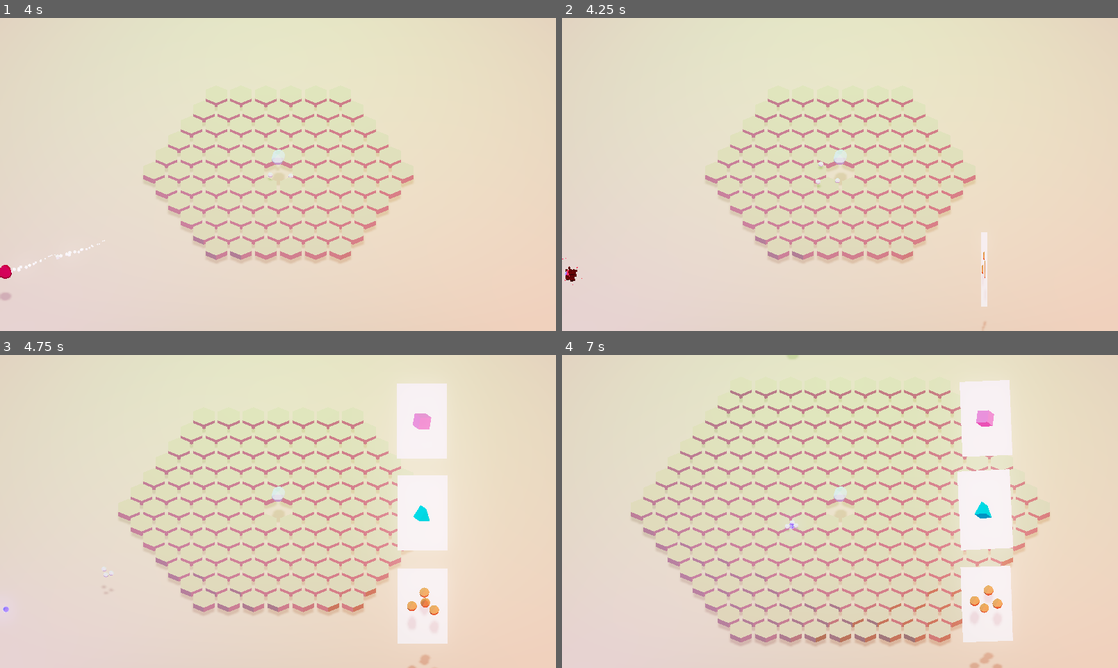
Above: before the commit, frames 1-4 (two rows, left to right).
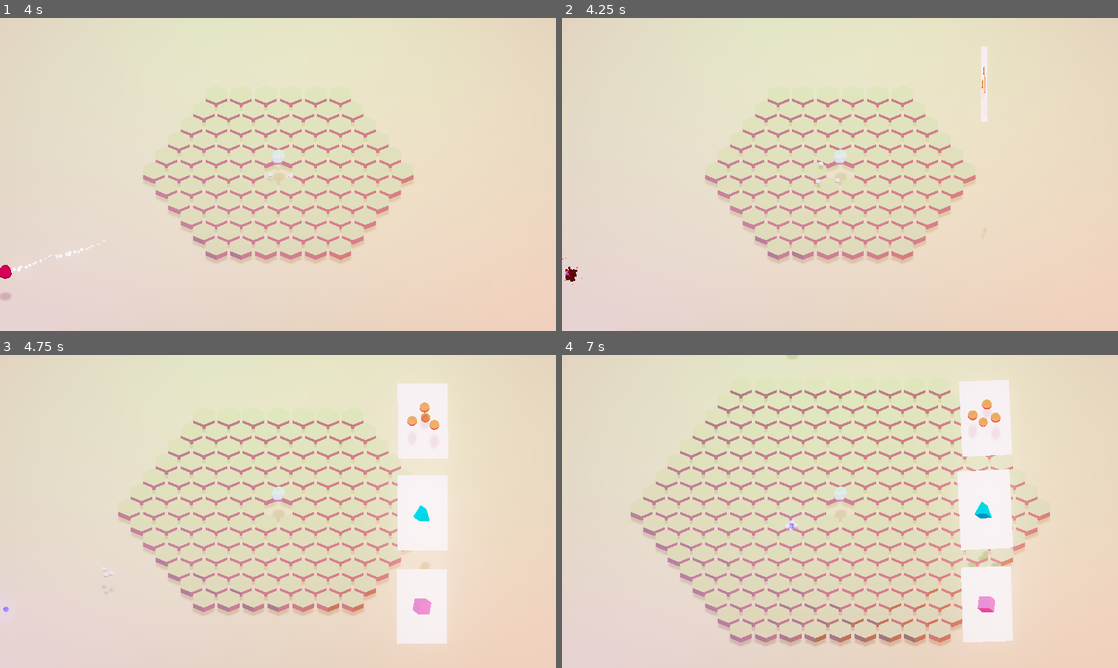
Above: after the commit, the same moments.

Repository: Trixxo/3dpix
Game: Godot game, scene res://Main.tscn
Same seed, same stepped clock (60 frames per second), same inputs: the game is played once before the commit and once after it.
Inputs (mouse positions are in pixels of both pictures, inside the frame that each line leads up to):
- Up to frame 1 (4 s): tap Enter at 0.5 s; move the mouse to (400, 158) at 0.52 s; press the mouse at (400, 158) at 0.53 s; tap Space at 0.77, 1.52, 3.02, 3.77 s; move the mouse to (166, 190) at 1.27 s; release the mouse at (166, 190) at 1.28 s; click (166, 190) at 1.35 s; move the mouse to (333, 105) at 2.02 s; press the mouse at (333, 105) at 2.03 s; move the mouse to (250, 237) at 2.77 s; release the mouse at (250, 237) at 2.78 s; click (250, 237) at 2.85 s; move the mouse to (444, 221) at 3.52 s; press the mouse at (444, 221) at 3.53 s
- Up to frame 2 (4.25 s): tap C (debug_show_cards) at 4.15 s
- Up to frame 3 (4.75 s): move the mouse to (111, 464) at 4.27 s; release the mouse at (111, 464) at 4.28 s; click (111, 464) at 4.35 s; tap Space at 4.52 s
- Up to frame 4 (7 s): move the mouse to (867, 511) at 5.02 s; press the mouse at (867, 511) at 5.03 s; move the mouse to (756, 433) at 5.77 s; release the mouse at (756, 433) at 5.78 s; click (756, 433) at 5.85 s; tap Space at 6.02, 6.77 s; move the mouse to (962, 495) at 6.52 s; press the mouse at (962, 495) at 6.53 s

Frame 1 is identical in both runs. In frame 2, 0.5% of the frame differs, in the area x 75-77%, y 9-100%; in frame 3, 0.8%, in the area x 71-81%, y 9-100%; in frame 4, 0.8%.

Commit message:
fix some card animation stuff

Diff:
--- a/UI/UI.gd
+++ b/UI/UI.gd
@@ -1,7 +1,9 @@
 extends Spatial
 
-var experience_needed := 5
+var experience_needed := 1
 var show_cards := false setget set_show_cards
+var is_animating = false
+
 onready var grid = $"/root/Node2D/HexGrid"
 
 func _ready():
@@ -12,10 +14,12 @@
 
 func _unhandled_input(event: InputEvent):
     if event.is_action_released("debug_show_cards"):
+        if not show_cards: shuffle_cards()
         self.show_cards = not show_cards
 
 func _global_vars_updated():
     if GlobalVars.experience >= experience_needed and not show_cards:
+        shuffle_cards()
         self.show_cards = true
         GlobalVars.experience -= experience_needed
 
@@ -25,24 +29,31 @@
     grid.start_building_tower(card.preview_node, card.tower_type)
     self.show_cards = false
 
+# Set a new random upgrade type for each card.
+func shuffle_cards():
+    # check if there are any build options to display
+    var buildable_types = Towers.buildable_types(get_tree().get_nodes_in_group("hexagons"))
+
+    # pick a random build option for each card
+    buildable_types.shuffle()
+    for card in get_children():
+        card.tower_type = buildable_types.pop_back()
+        if card.tower_type == null: continue
+        card.set_preview(Towers.scene_for_tower(card.tower_type))
+
+
 func set_show_cards(val):
+    if is_animating or val == show_cards: return
+    is_animating = true
     show_cards = val
 
-    if show_cards:
-        # check if there are any build options to display
-        var buildable_types = Towers.buildable_types(get_tree().get_nodes_in_group("hexagons"))
-        if buildable_types.empty():
-            show_cards = false
-            return
-
-        # pick a random build option for each card
-        buildable_types.shuffle()
-        for card in get_children():
-            card.tower_type = buildable_types.pop_back()
-            if card.tower_type == null: continue
-            card.set_preview(Towers.scene_for_tower(card.tower_type))
-
-    for card in get_children():
+    var cards = get_children()
+    cards.invert()
+    for card in cards:
         if card.tower_type == null: continue
         card.animate_visibility(val)
         yield(get_tree().create_timer(0.1), "timeout")
+
+    is_animating = false
+    # check if the cards should open again
+    _global_vars_updated()
